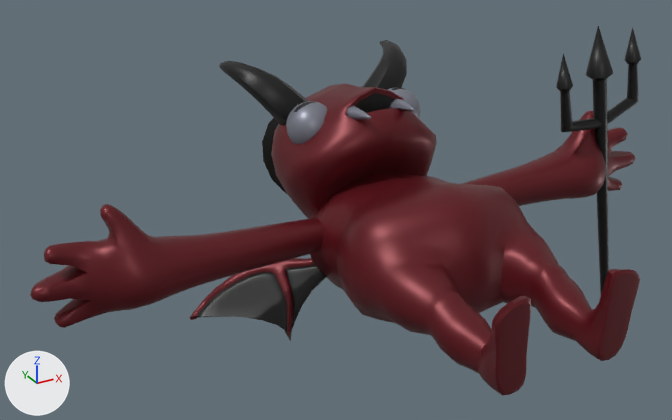
An edit to the glTF model company/products/games/elementum/models/monsters/demon.glb, drawn before and after from the same camera.
One viewpoint serves both versions: a 50 mm camera at (-155.76, -152.78, -3.02) aimed at (-153.07, -147.89, -5.47). Lighting does not change. The marker at lower left points along +X, +Y and +Z. The older version comes first. Where no turn or scale is listed for an object, it has been applied to the vertices.

Names of what the first picture shows: 'Demon', 'Trident'.
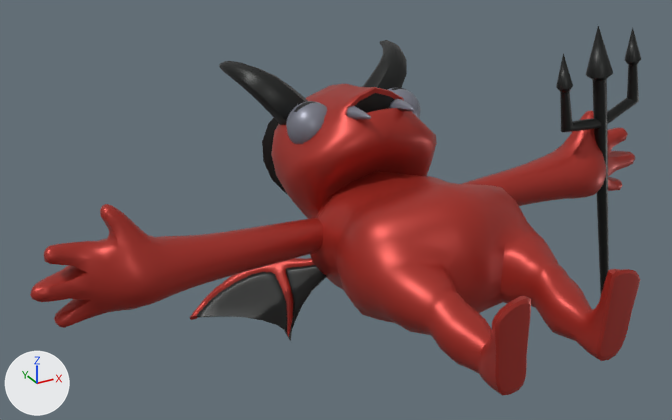
What changed in the scene script:
```text
Change mat_demon_main:
    mat_demon_main.base_color: (0.135, 0.00778, 0.0134) -> (0.42, 0.03, 0.02)  # dark red #67161f -> red #ad3027
```

Changed parts and their boxes [x1, y1, x2, y2] in the pictures (672 x 420 px):
'Demon', recoloured (dark red to red): [30, 84, 640, 396] in both
